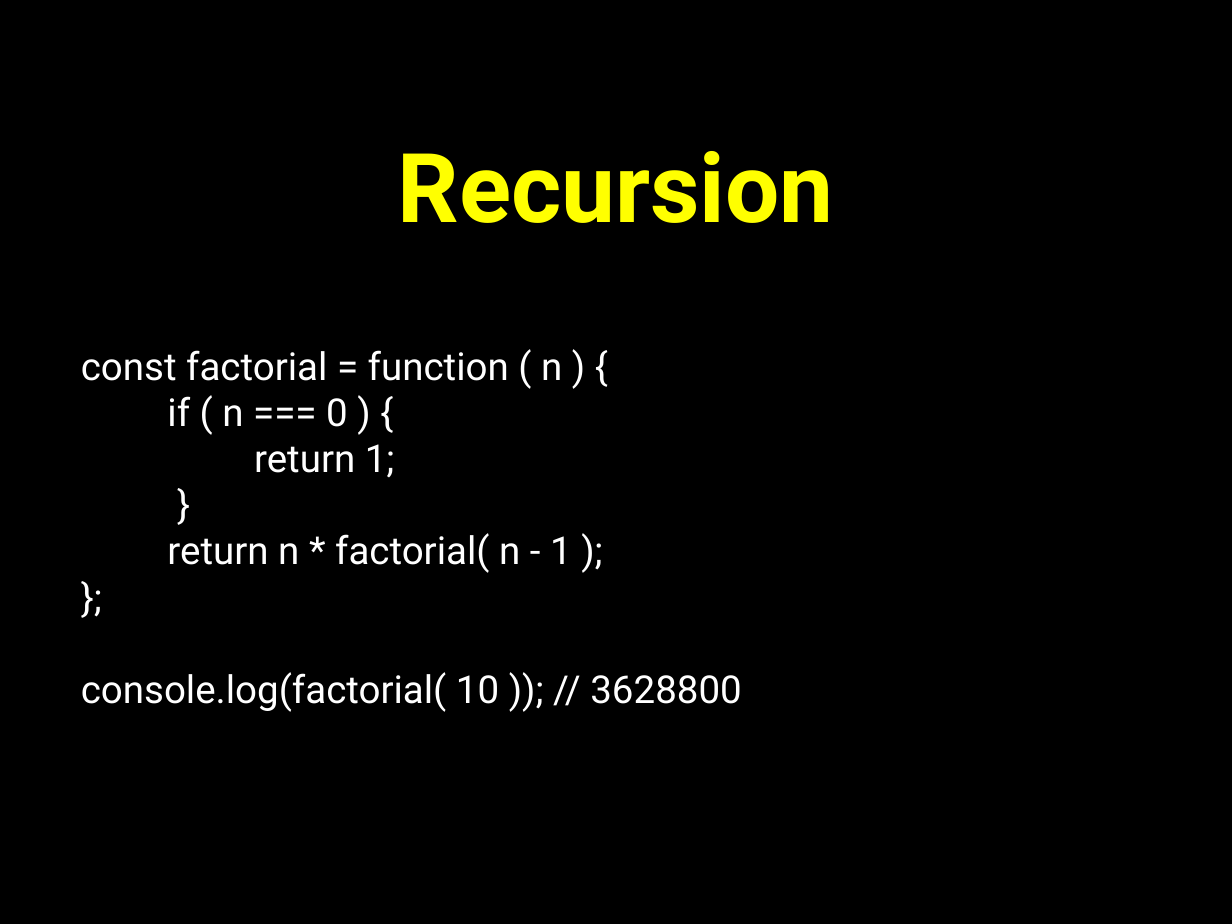
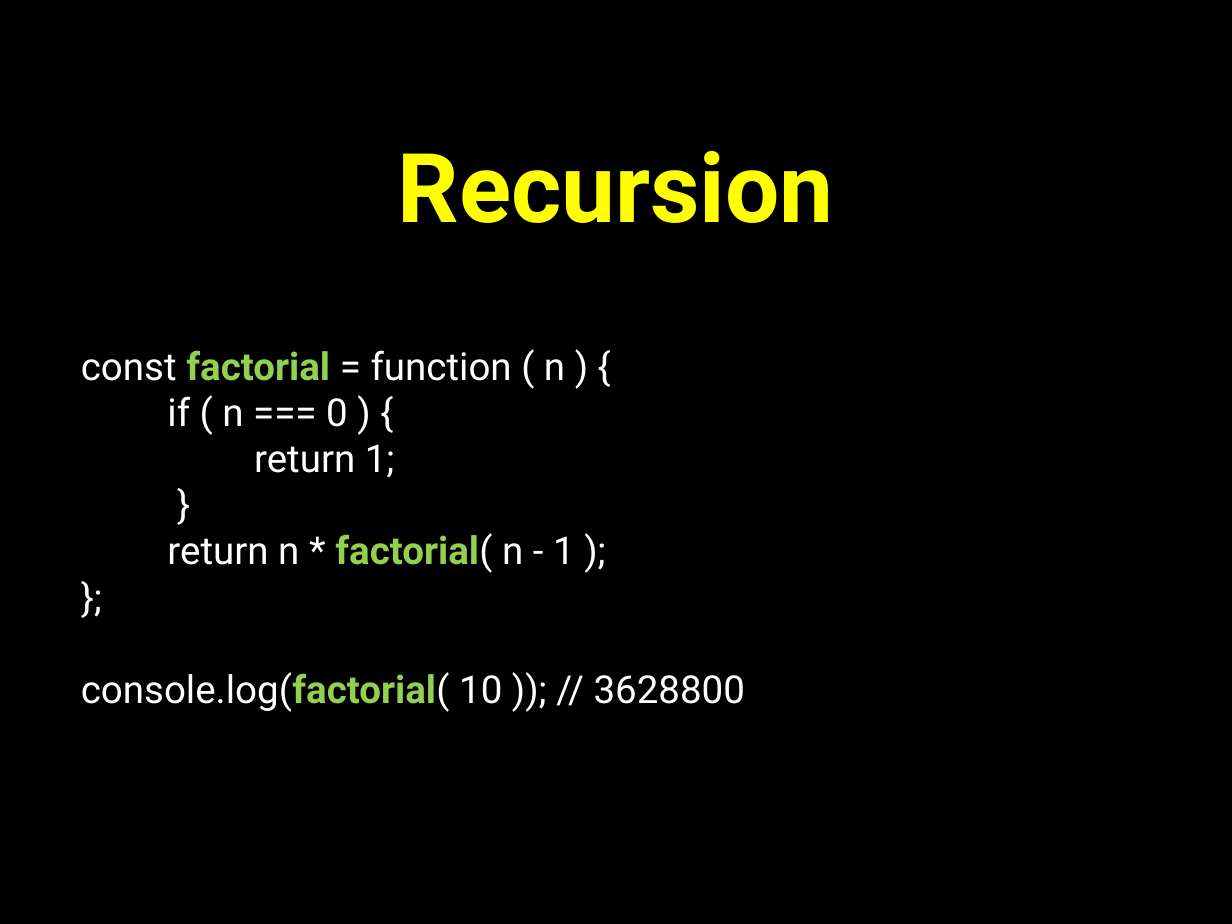
Before and after one commit to petereijgermans11/frontend-cursus, a slide deck: slide 25 of frontend-cursus/ 5 - Functional programmming.pptx. Drawn at 1232x924 pixels with LibreOffice and Linux fonts; fonts in the diff are those of the drawing. Boxes give left, top, right and bottom in pixels: in the first picture for what was removed or moved away, otherwise in the second. Text is boxed around its words. In the diff, an @@ line names an element or a change of style, - is before the commit and + after.

```diff
--- a/frontend-cursus/ 5 - Functional programmming.pptx
+++ b/frontend-cursus/ 5 - Functional programmming.pptx
@@ text at [81,350,745,712]: text colour #FFFFFF to #92D050, bold on in "factorial", "factorial(", "console.log(factorial(" @@
```
Also in this commit, not shown: 3 other slides changed, 6 other files.
